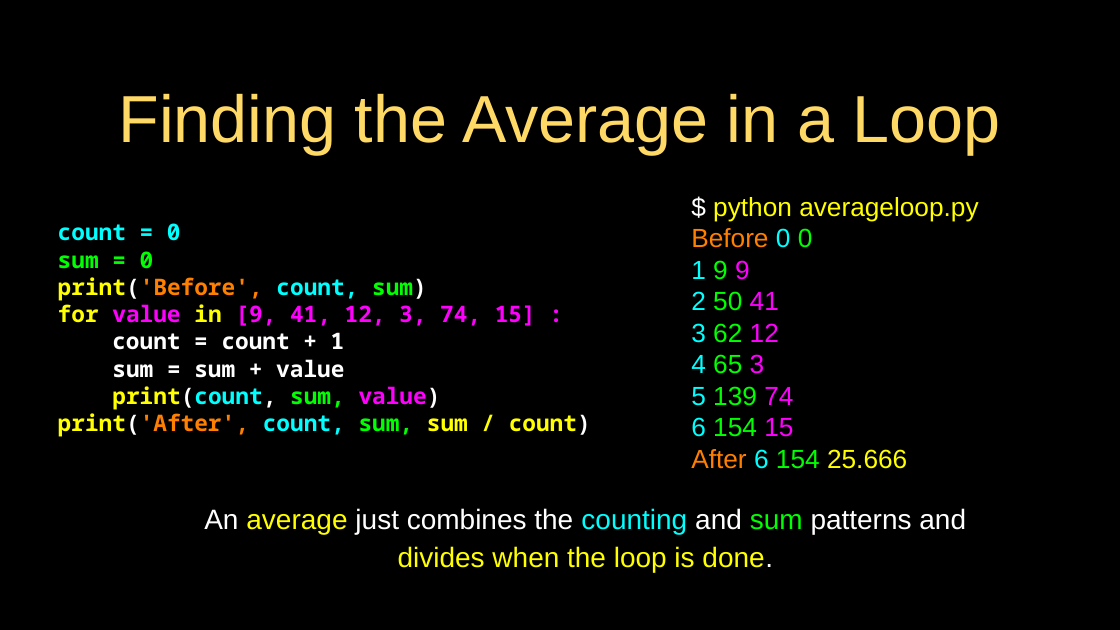
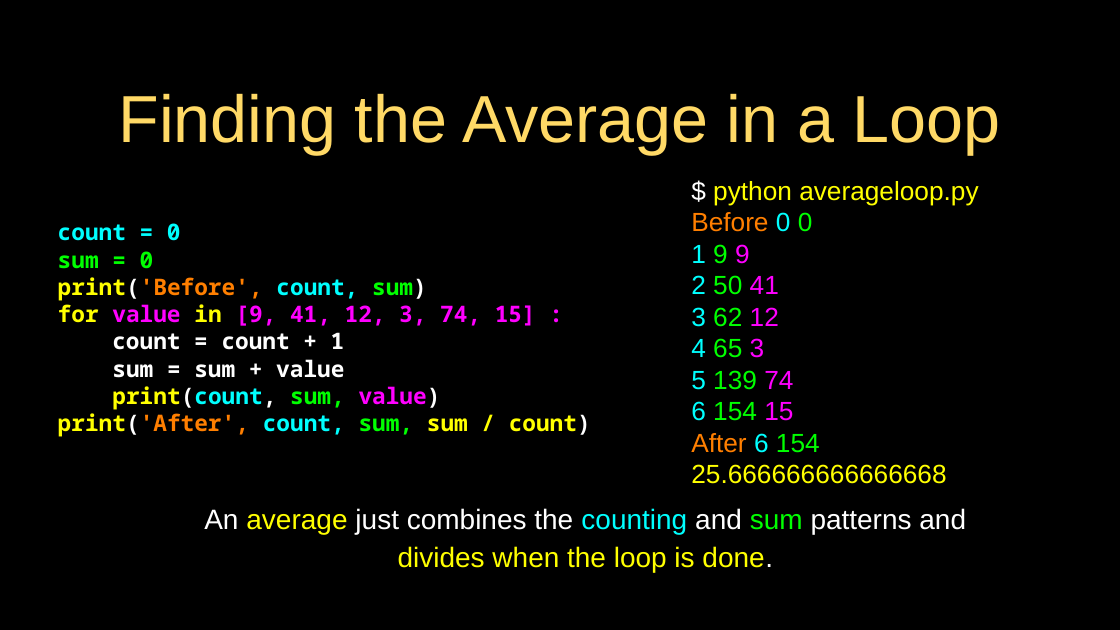
Before and after one commit to SOsintOps/py4e, a slide deck: slide 44 of lectures3/Pythonlearn-05-Iterations.pptx. Drawn at 1120x630 pixels with LibreOffice and Linux fonts; fonts in the diff are those of the drawing. Boxes give left, top, right and bottom in pixels: in the first picture for what was removed or moved away, otherwise in the second. Text is boxed around its words. In the diff, an @@ line names an element or a change of style, - is before the commit and + after.

Commit message:
Fix text and code errors in the chapter slides
Fixes 59 errors in the 16 chapter presentations (lectures3/Pythonlearn-NN-*.pptx):
typos, en dashes and curly quotes in code that Python rejects, Python 2 output
and messages (raw_input, <type 'list'>, range returning a list, u'' strings),
output that the code does not print, def __init(self)__, a missing ssl context
in opengeo.py, HTTP requests without \r\n, and a few wrong technical statements.
Only the text runs that change are edited; colors and layout are kept.

```diff
--- a/lectures3/Pythonlearn-05-Iterations.pptx
+++ b/lectures3/Pythonlearn-05-Iterations.pptx
@@ text at [691,433,946,484]: text changed @@
-After 6 154 25.666
+After 6 154 25.666666666666668
```
Also in this commit, not shown: 3 other slides changed, 15 other files.
